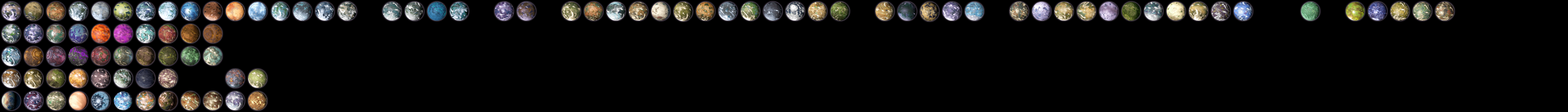
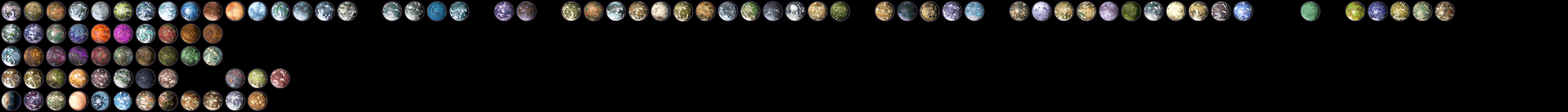
The second 1568px x 112px image is a revision of the first. Changes to its layers:
added layer "Layer 112" above "Layer 111" over (270, 68, 290, 88)
